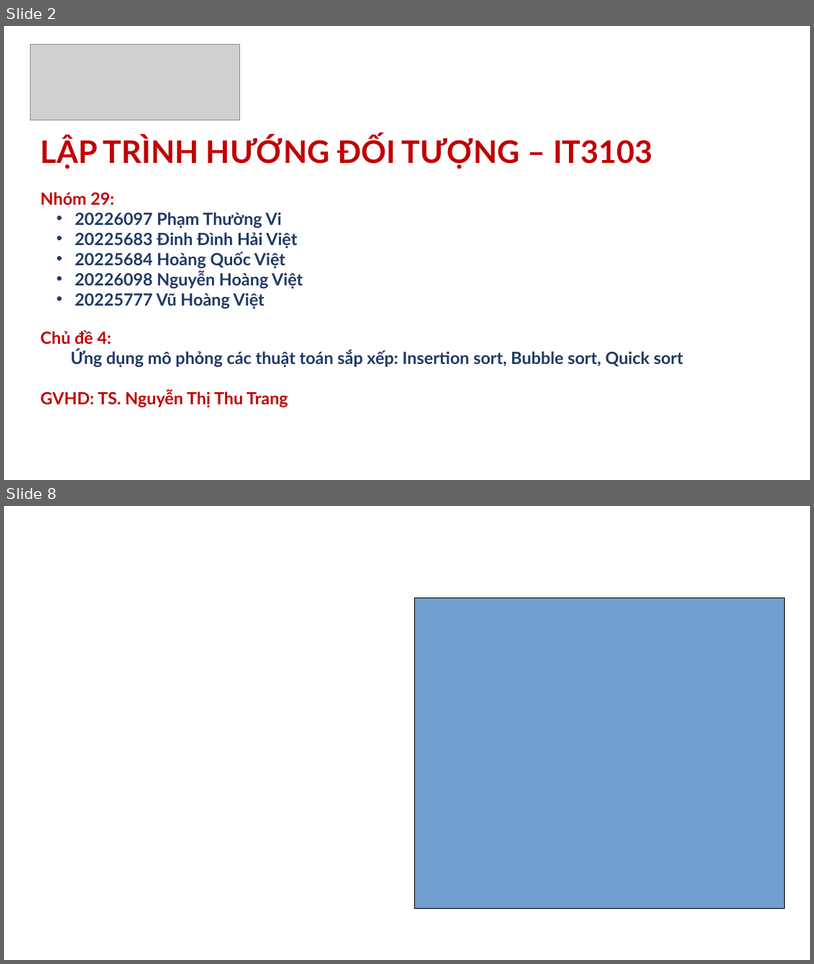
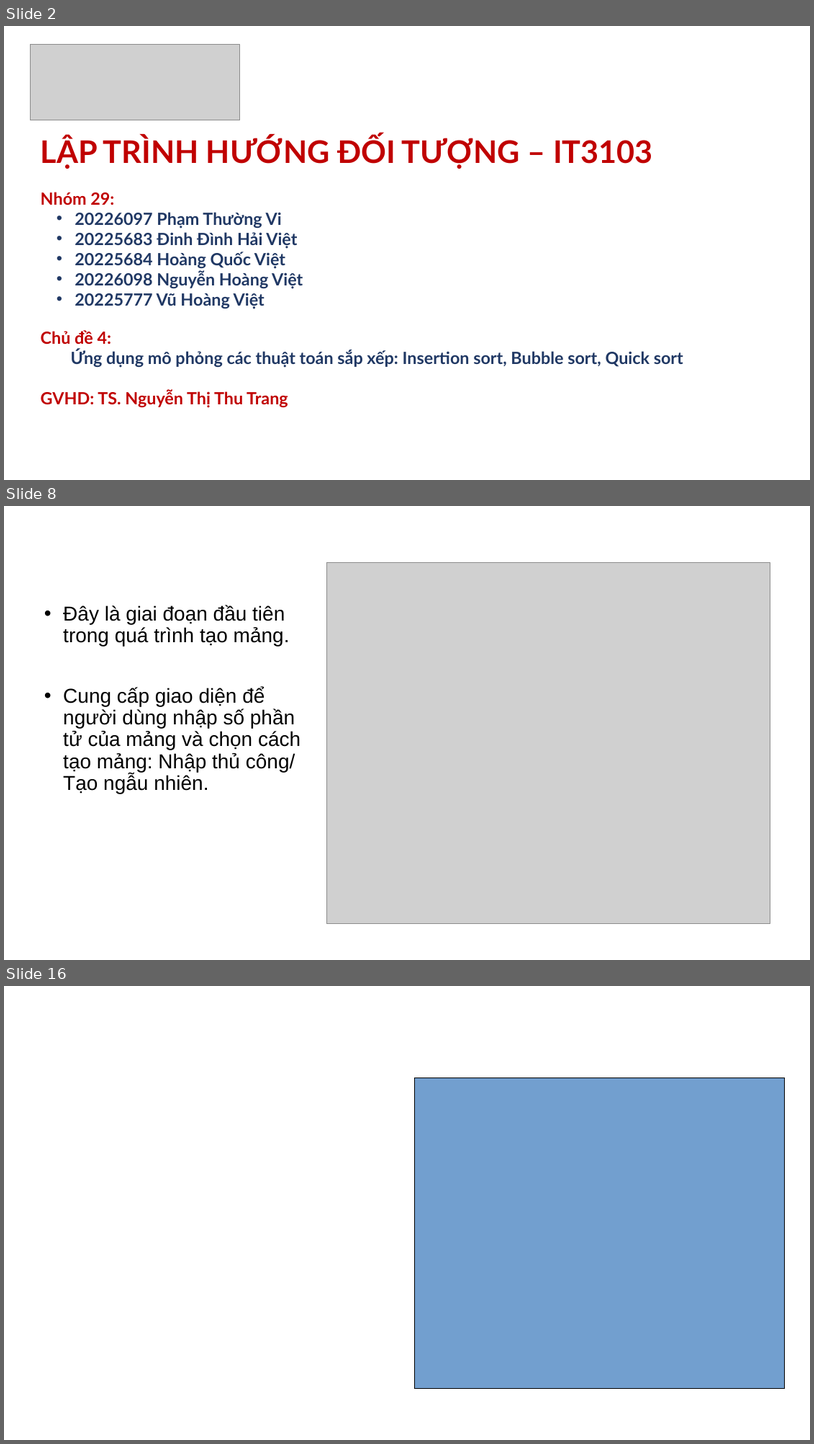
Before and after one commit to vitegod/LTHDT.20241-29, a slide deck: presentation/Slide_Nhóm 29.pptx. Shown one above the other, each under a label of ours: slides 2 and 8 before the commit, slides 2, 8 and 16 after it; the slides between them are not shown. The pictures are 814x964 and 814x1444 pixels, drawn with LibreOffice and Linux fonts; fonts in the diff are those of the drawing; grey boxes stand for pictures; background and template pictures are left out. Boxes give left, top, right and bottom in pixels: in the first picture for what was removed or moved away, otherwise in the second. Text is boxed around its words. In the diff, an @@ line names an element or a change of style, - is before the commit and + after.

```diff
--- a/presentation/Slide_Nhóm 29.pptx
+++ b/presentation/Slide_Nhóm 29.pptx
@@ slide 8 added at box(4, 506, 810, 960), background picture (left out) @@
@@ title added at box(44, 506, 771, 561), 28 pt, text #FFFFFF @@
+Package CreateArrayUIStage1
@@ picture added at box(327, 562, 771, 924) @@
@@ subtitle added at box(63, 605, 301, 793), 24 pt, text #000000 @@
+• Đây là giai đoạn đầu tiên trong quá trình tạo mảng.
+• Cung cấp giao diện để người dùng nhập số phần tử của mảng và chọn cách tạo mảng: Nhập thủ công/ Tạo ngẫu nhiên.
@@ what was slide 8 is now slide 16 @@
```
Also in this commit, not shown: 12 other slides added, 5 slides removed.
